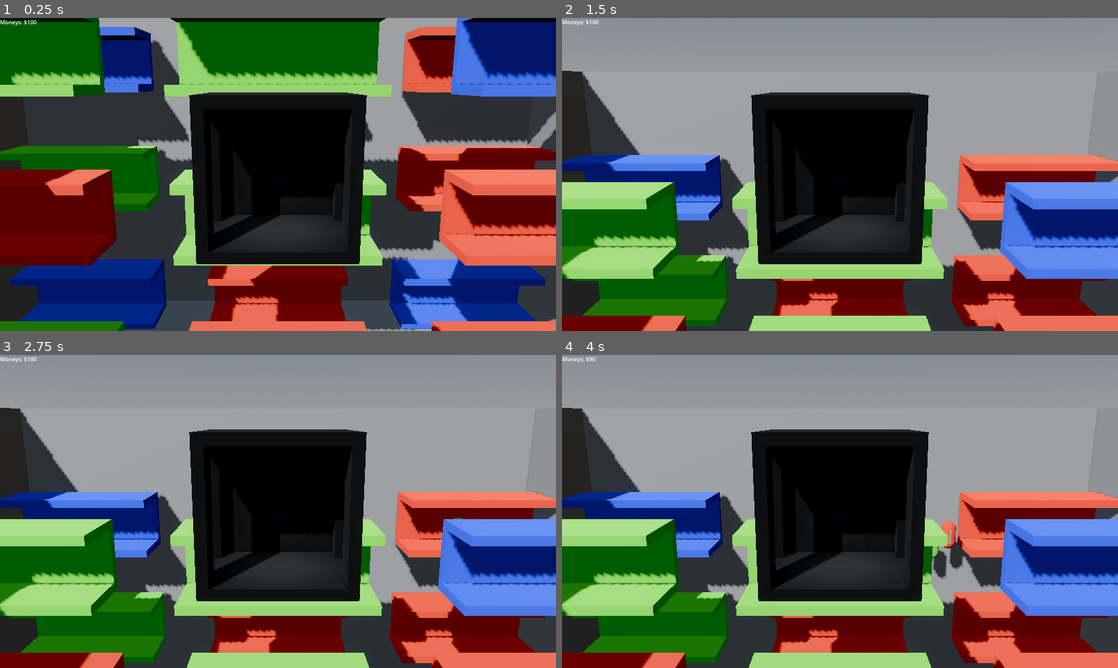
Above: before the commit, frames 1-4 (two rows, left to right).
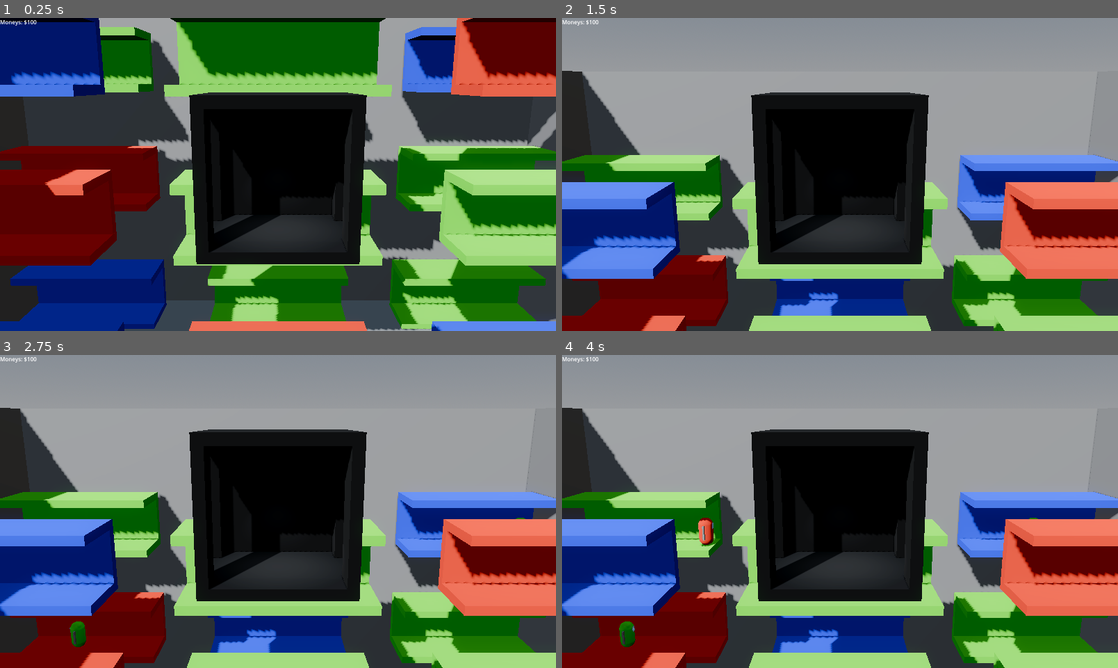
Above: after the commit, the same moments.

Repository: GriffinBaxter/Prof-Oddheart-or-How-I-Learned-to-Stop-Worrying-and-Love-the-Elevator
Game: Godot game, scene res://main.tscn
Two runs of this game, one before a commit and one after it. Both use one fixed random seed, a clock stepped at 60 frames per second and the inputs below. The engine's default icon, where the game draws it, is replaced by a stand-in: a white triangle on a blue panel in a dark square.
Inputs:
- Up to frame 1 (0.25 s): no input
- Up to frame 2 (1.5 s): tap Enter at 0.5 s; hold W (up) from 0.53 s (still down)
- Up to frame 3 (2.75 s): keep holding W (up); tap Space at 2 s
- Up to frame 4 (4 s): keep holding W (up)

The runs differ from the first frame. In frame 1, 35% of the frame differs, in the area x 0-100%, y 0-100%; in frame 2, 30%; in frame 3, 30%; in frame 4, 31%.

Commit message:
$11s: Allow characters to move off elevator
Characters can now move off the elevator if at the correct destination (colour), either to the left or right, and no matter the existing orientation of the character. I also made this affect the score (adds 100), and made some adjustments to character orientations.

Diff:
--- a/Scenes/Entities/elevator.gd
+++ b/Scenes/Entities/elevator.gd
@@ -40,4 +40,4 @@
 
 func _on_area_3d_body_entered(body: Node3D) -> void:
 	if body.is_in_group("people"):
-		body.in_elevator = true
+		body.enter_elevator()
--- a/Scenes/Entities/person_base.gd
+++ b/Scenes/Entities/person_base.gd
@@ -1,13 +1,10 @@
 extends RigidBody3D
 
-const COLOURS = [Color.RED, Color.GREEN, Color.BLUE]
+@export var speed: float = 0.075
 
-@export var speed: float = 5
-@export var fall_speed: float = 1
-
-var in_elevator: bool = false
-var direction = [-1, 1]
-var colour: Color
+var in_elevator := false
+var direction: int = [-1, 1].pick_random()
+var colour: Color = [Color.RED, Color.GREEN, Color.BLUE].pick_random()
 
 @onready var left_ray: RayCast3D = $CollisionRayLeft
 @onready var right_ray: RayCast3D = $CollisionRayRight
@@ -15,29 +12,43 @@
 
 
 func _ready() -> void:
-	direction = direction.pick_random()
-	var material = StandardMaterial3D.new()
-	material.albedo_color = COLOURS.pick_random()
+	rotation_degrees.y = 90 * direction
+	var material := StandardMaterial3D.new()
+	material.albedo_color = colour
 	body.material = material
 
 
 func _process(_delta: float) -> void:
-	if left_ray.is_colliding():
-		var left_col = left_ray.get_collider()
-		if left_col != null:
-			if left_col.is_in_group("outer_walls"):
-				direction = direction * -1
-	if right_ray.is_colliding():
-		var right_col = right_ray.get_collider()
-		if right_col != null:
-			if right_col.is_in_group("outer_walls"):
-				direction = direction * -1
+	handle_collision_outer_walls(left_ray)
+	handle_collision_outer_walls(right_ray)
 
 
-func _physics_process(delta: float) -> void:
+func _physics_process(_delta: float) -> void:
 	if !in_elevator:
-		position.x += direction * speed * delta
+		position.x += direction * speed
+
+
+func enter_elevator() -> void:
+	rotation.y = 0
+	in_elevator = true
+
+
+func drop_off(corridor_colour: Color, new_direction: int) -> void:
+	if corridor_colour == colour:
+		direction = new_direction
+		rotation_degrees.y = 90 if direction >= 0 else -90
+		in_elevator = false
+		get_tree().root.get_child(0).score += 100
 
 
 func die() -> void:
 	queue_free()
+
+
+func handle_collision_outer_walls(ray: RayCast3D) -> void:
+	if ray.is_colliding():
+		var col := ray.get_collider()
+		if col != null:
+			if col.is_in_group("outer_walls"):
+				direction = -direction
+				rotation_degrees.y = 90 if direction >= 0 else -90
--- a/Scenes/character_spawner.gd
+++ b/Scenes/character_spawner.gd
@@ -13,7 +13,6 @@
 
 
 func spawn() -> void:
-	var character = character_scene.instantiate()
-	character.rotation_degrees.y = 90
+	var character := character_scene.instantiate()
 	timer.wait_time = randf_range(min_spawn_time, max_spawn_time)
 	add_child(character)
--- a/Scenes/corridor.gd
+++ b/Scenes/corridor.gd
@@ -1,16 +1,22 @@
 extends Node3D
 
-const COLOURS = [Color.RED, Color.GREEN, Color.BLUE]
+var colour: Color = [Color.RED, Color.GREEN, Color.BLUE].pick_random()
+
 @onready var corridor_boxes: Array[CSGBox3D] = [$Back, $Top, $Bottom]
 
 
 func _ready() -> void:
-	var material = StandardMaterial3D.new()
-	material.albedo_color = COLOURS.pick_random()
+	var material := StandardMaterial3D.new()
+	material.albedo_color = colour
 	for box in corridor_boxes:
 		box.material = material
 
 
-func _on_drop_off_area_body_entered(body: Node3D) -> void:
+func _on_drop_off_area_left_body_entered(body: Node3D) -> void:
 	if body.is_in_group("people") and body.in_elevator:
-		body.in_elevator = false
+		body.drop_off(colour, 1)
+
+
+func _on_drop_off_area_right_body_entered(body: Node3D) -> void:
+	if body.is_in_group("people") and body.in_elevator:
+		body.drop_off(colour, -1)
--- a/Scenes/corridor.tscn
+++ b/Scenes/corridor.tscn
@@ -30,10 +30,16 @@
 use_collision = true
 size = Vector3(10, 3.5, 0.5)
 
-[node name="DropOffArea" type="Area3D" parent="."]
+[node name="DropOffAreaLeft" type="Area3D" parent="."]
 transform = Transform3D(1, 0, 0, 0, 1, 0, 0, 0, 1, -5, 0, 1.75)
 
-[node name="CollisionShape3D" type="CollisionShape3D" parent="DropOffArea"]
+[node name="CollisionShape3D" type="CollisionShape3D" parent="DropOffAreaLeft"]
+shape = SubResource("SphereShape3D_c1nnf")
+
+[node name="DropOffAreaRight" type="Area3D" parent="."]
+transform = Transform3D(1, 0, 0, 0, 1, 0, 0, 0, 1, 5, 0, 1.75)
+
+[node name="CollisionShape3D" type="CollisionShape3D" parent="DropOffAreaRight"]
 shape = SubResource("SphereShape3D_c1nnf")
 
 [node name="CharacterSpawner" parent="." groups=["spawners"] instance=ExtResource("2_7sx80")]
@@ -42,4 +48,5 @@
 min_spawn_time = 3.0
 max_spawn_time = 5.0
 
-[connection signal="body_entered" from="DropOffArea" to="." method="_on_drop_off_area_body_entered"]
+[connection signal="body_entered" from="DropOffAreaLeft" to="." method="_on_drop_off_area_left_body_entered"]
+[connection signal="body_entered" from="DropOffAreaRight" to="." method="_on_drop_off_area_right_body_entered"]
--- a/main.gd
+++ b/main.gd
@@ -21,7 +21,7 @@
 	if spawners.is_empty():
 		return
 
-	var random_spawner = spawners.pick_random()
+	var random_spawner: Node3D = spawners.pick_random()
 	random_spawner.spawn()
 	timer.wait_time = randf_range(min_spawn_time, max_spawn_time)
 
--- a/main.tscn
+++ b/main.tscn
@@ -20,7 +20,7 @@
 [sub_resource type="BoxShape3D" id="BoxShape3D_dsnr4"]
 size = Vector3(41.0915, 0.260193, 32.2747)
 
-[node name="TestWorld" type="Node3D"]
+[node name="Main" type="Node3D"]
 script = ExtResource("1_lquwl")
 min_spawn_time = 0.5
 max_spawn_time = 0.5
--- a/project.godot
+++ b/project.godot
@@ -14,6 +14,11 @@
 run/main_scene="uid://w481sfeceye5"
 config/features=PackedStringArray("4.4", "GL Compatibility")
 config/icon="res://icon.svg"
+
+[debug]
+
+gdscript/warnings/untyped_declaration=1
+gdscript/warnings/unsafe_call_argument=1
 
 [display]
 
